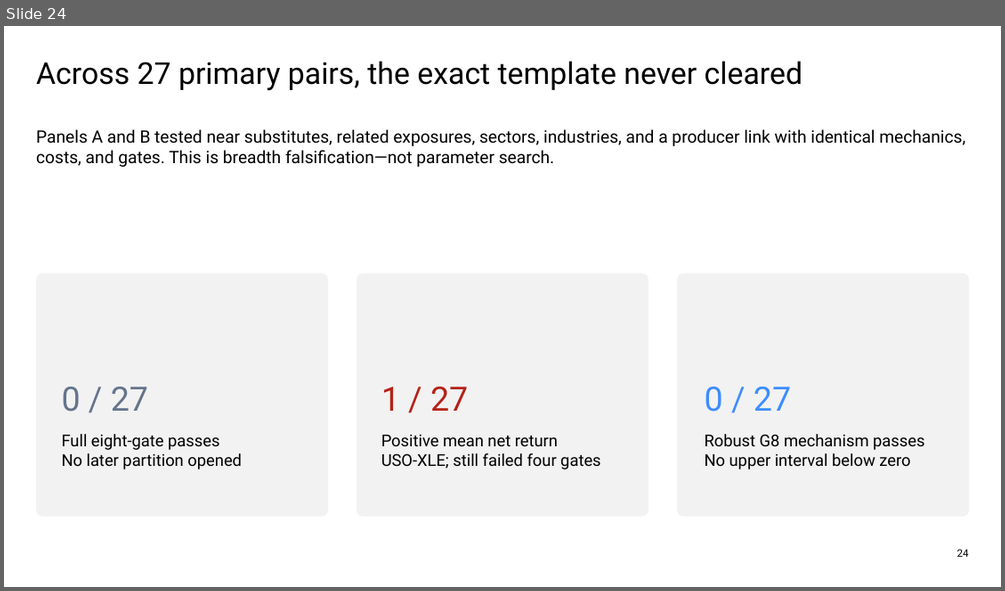
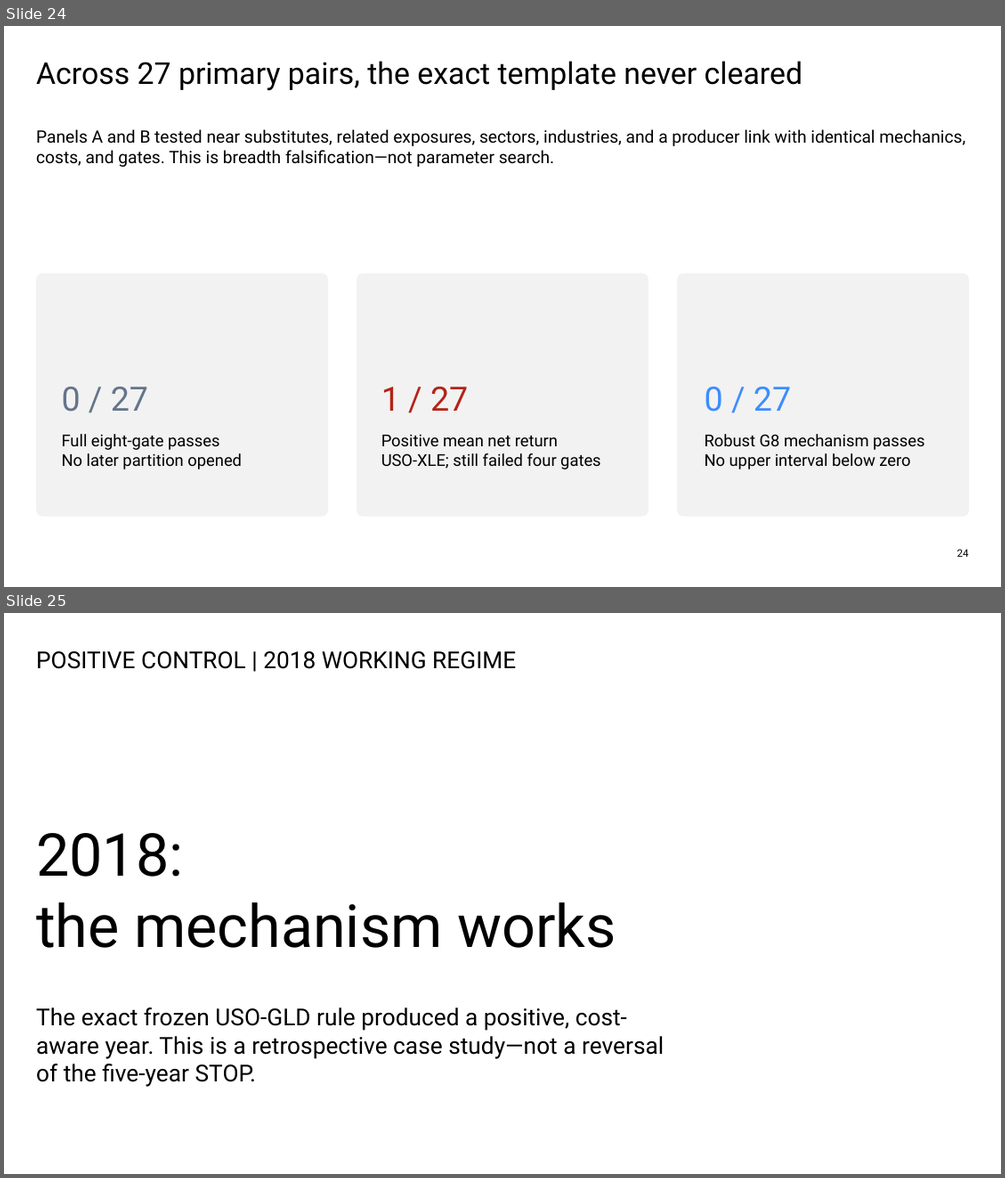
Before and after one commit to Francisc0Franc0/Time-Series-Modeling-Gen5, a slide deck: presentations/gen5_lit_mr_02_1_bollinger_evidence.pptx. Shown one above the other, each under a label of ours: slide 24 before the commit, slides 24 and 25 after it. The pictures are 1005x591 and 1005x1178 pixels, drawn with LibreOffice and Linux fonts; fonts in the diff are those of the drawing. Boxes give left, top, right and bottom in pixels: in the first picture for what was removed or moved away, otherwise in the second. Text is boxed around its words. In the diff, an @@ line names an element or a change of style, - is before the commit and + after.

Commit message:
Add LIT-MR-02.1 positive-control case studies

```diff
--- a/presentations/gen5_lit_mr_02_1_bollinger_evidence.pptx
+++ b/presentations/gen5_lit_mr_02_1_bollinger_evidence.pptx
@@ slide 25 added at <box>4,613,1001,1174</box>, background #FFFFFF @@
@@ text added at <box>36,651,516,669</box>, 22.5 pt, text #000000 @@
+POSITIVE CONTROL | 2018 WORKING REGIME
@@ text added at <box>36,833,615,948</box>, 57 pt, text #000000 @@
+2018:
+the mechanism works
@@ text added at <box>36,1007,663,1086</box>, 22.5 pt, text #000000 @@
+The exact frozen USO-GLD rule produced a positive, cost-aware year. This is a retrospective case study—not a reversal of the five-year STOP.
```
Also in this commit, not shown: 8 other slides added, 1 slide removed, 9 other files.
